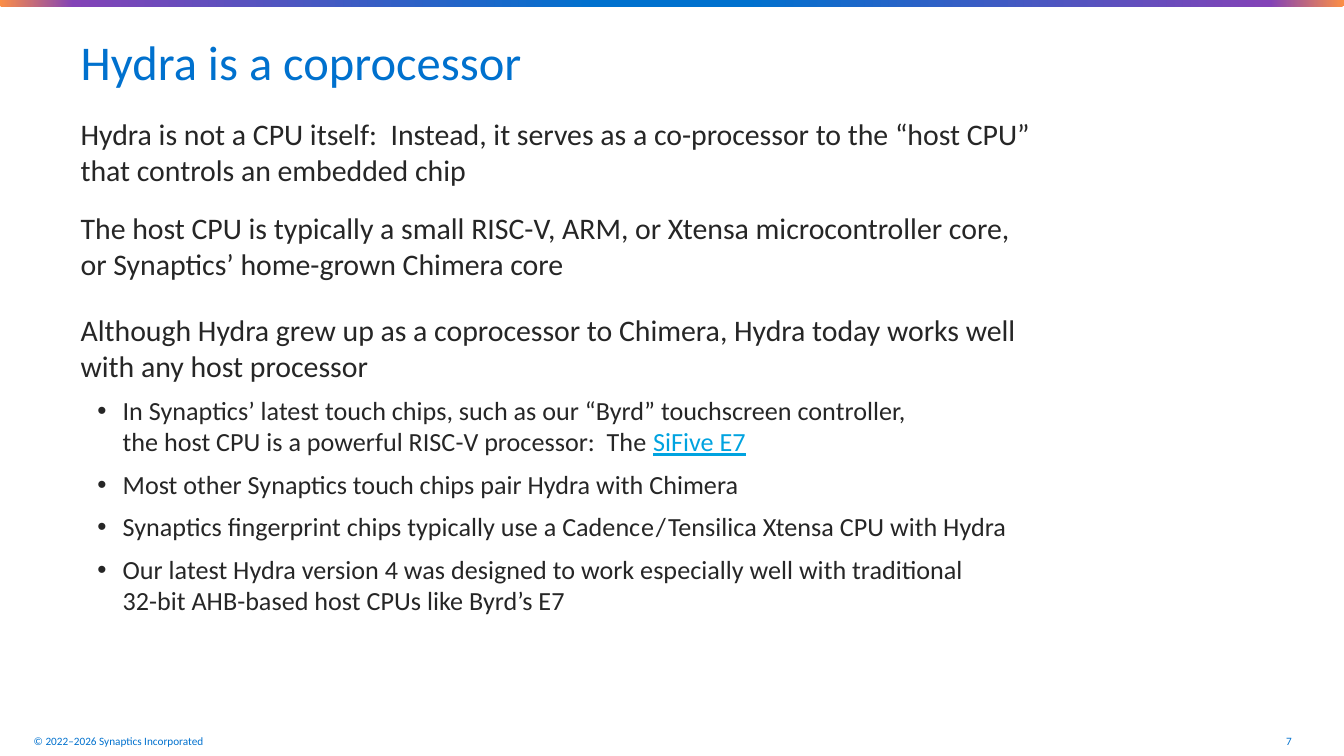
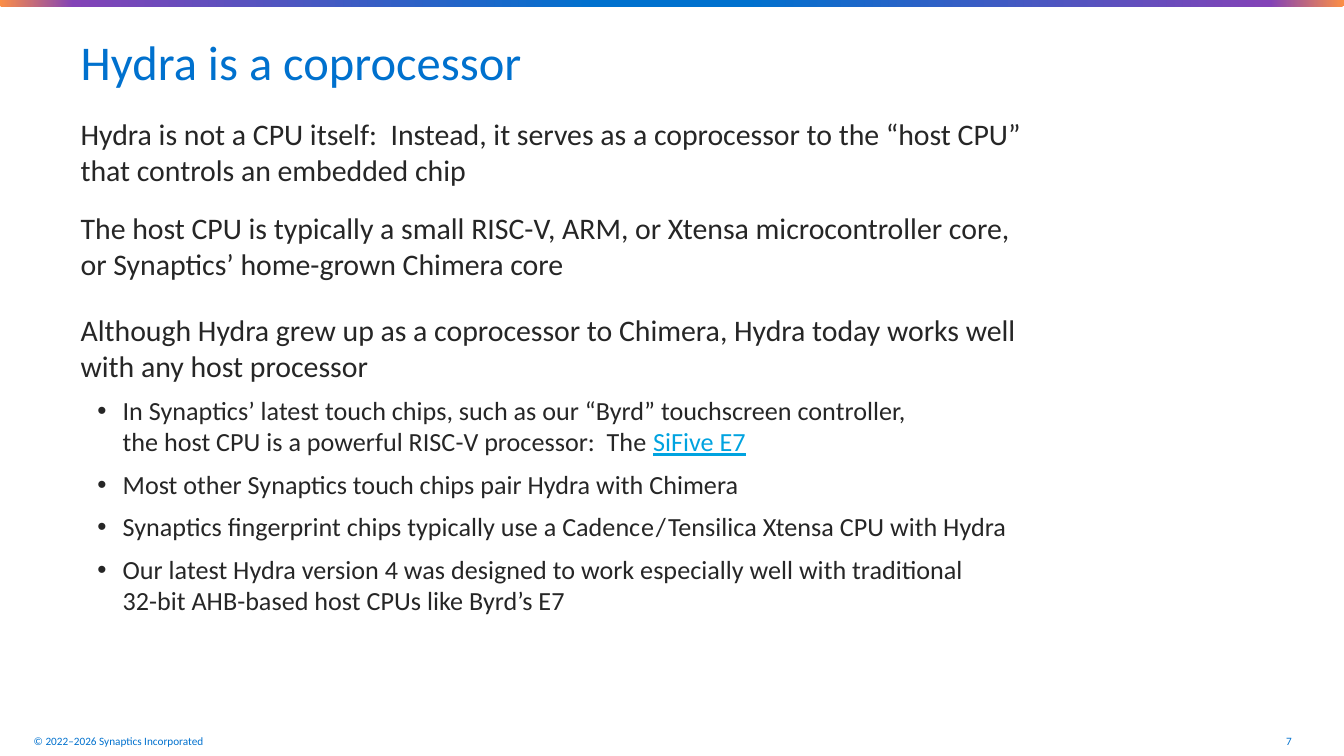
Before and after one commit to synaptics-public/synaptics-hydra, a slide deck: slide 7 of doc/hydra4-architecture-overview.pptx. Drawn at 1344x756 pixels with LibreOffice and Linux fonts; fonts in the diff are those of the drawing; background and template pictures are left out. Boxes give left, top, right and bottom in pixels: in the first picture for what was removed or moved away, otherwise in the second. Text is boxed around its words. In the diff, an @@ line names an element or a change of style, - is before the commit and + after.

Commit message:
Various improvements to the Hydra slide deck.

```diff
--- a/doc/hydra4-architecture-overview.pptx
+++ b/doc/hydra4-architecture-overview.pptx
@@ text at bbox=[81, 123, 1021, 186]: text changed @@
-Hydra is not a CPU itself: Instead, it serves as a co-processor to the “host CPU”
-that controls an embedded chip
+Hydra is not a CPU itself: Instead, it serves as a coprocessor to the “host CPU”
+that controls an embedded chip
```
Also in this commit, not shown: 52 other slides changed, 2 slides added, 1 other file.
